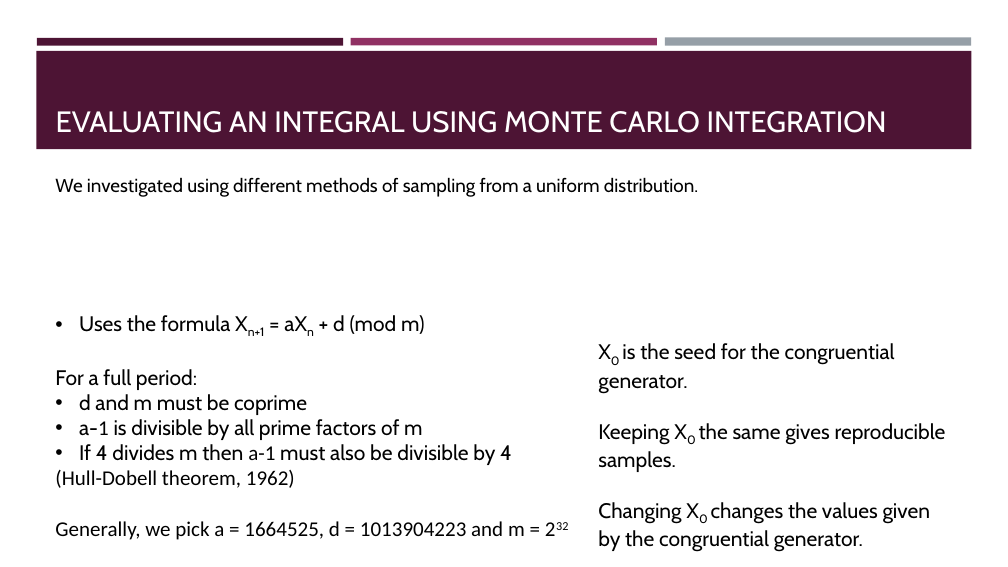
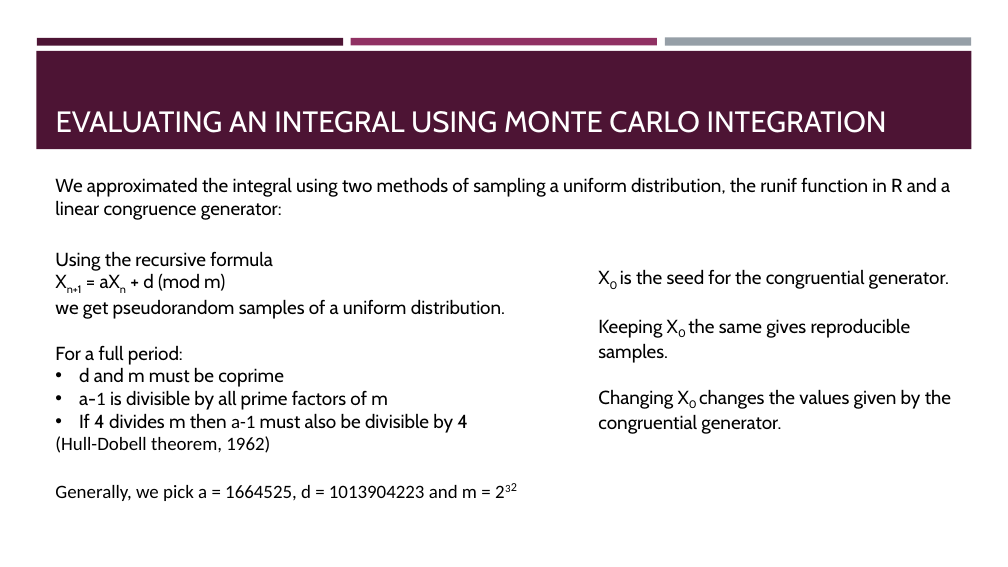
Before and after one commit to eoiniritium/jateb-course-work, a slide deck: slide 9 of presentation.pptx. Drawn at 1008x567 pixels with LibreOffice and Linux fonts; fonts in the diff are those of the drawing. Boxes give left, top, right and bottom in pixels: in the first picture for what was removed or moved away, otherwise in the second. Text is boxed around its words. In the diff, an @@ line names an element or a change of style, - is before the commit and + after.

```diff
--- a/presentation.pptx
+++ b/presentation.pptx
@@ text at bbox=[55, 177, 950, 220]: text changed @@
-We investigated using different methods of sampling from a uniform distribution.
+We approximated the integral using two methods of sampling a uniform distribution, the runif function in R and a linear congruence generator:
@@ text "Using the recursive formula": place and size @@
-text "Using the recursive formula" at bbox=[55, 315, 525, 540]
+text "Using the recursive formula" at bbox=[55, 251, 505, 501]
@@ text at bbox=[55, 251, 505, 319]: text changed; size 20 to 18 pt @@
-• Uses the formula Xn+1 = aXn + d (mod m)
+Using the recursive formula
+Xn+1 = aXn + d (mod m)
+we get pseudorandom samples of a uniform distribution.
@@ text "X0 is the seed for ...": place and size @@
-text "X0 is the seed for ..." at bbox=[598, 343, 946, 552]
+text "X0 is the seed for ..." at bbox=[598, 269, 951, 434]
@@ text "X0 is the seed for ..." at bbox=[598, 269, 951, 434]: size 20 to 18 pt @@
@@ text at bbox=[55, 345, 477, 501]: size 20 to 18 pt in "For a full period:", "d and m must be coprime", "a-1 is divisible by all prime factors ...", "If 4 divides m then a-1 must ..." and 2 more places @@
```
Also in this commit, not shown: 5 other slides changed.
